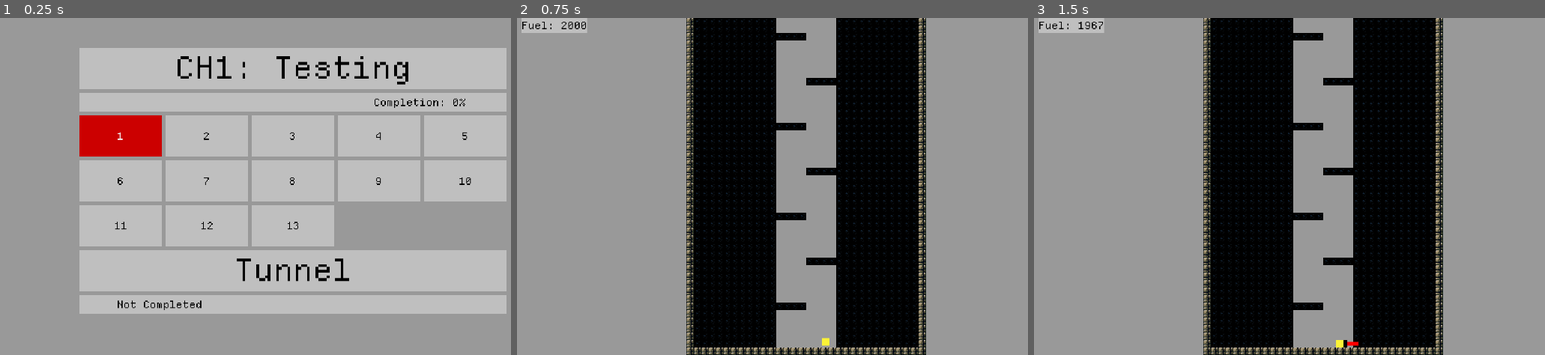
Above: before the commit, frames 1-3 (left to right).
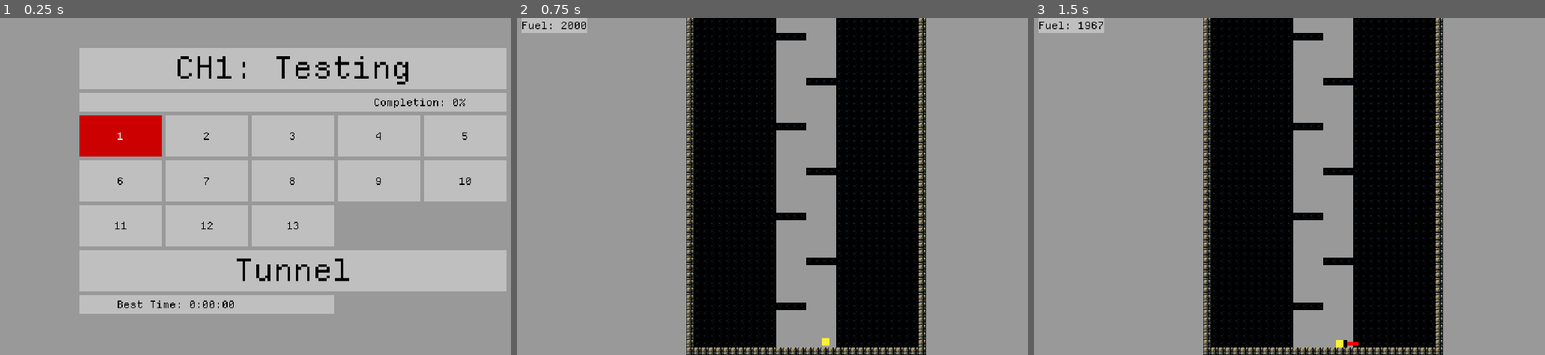
Above: after the commit, the same moments.

Repository: OSGH-web/balloon-movement-demo
Game: Godot game, scene res://scenes/level_select.tscn
Same seed, same stepped clock (60 frames per second), same inputs: the game is played once before the commit and once after it.
Inputs (mouse positions are in pixels of both pictures, inside the frame that each line leads up to):
- Up to frame 1 (0.25 s): no input
- Up to frame 2 (0.75 s): click "1" at 0.5 s
- Up to frame 3 (1.5 s): tap Enter at 1.25 s; move the mouse to (1453, 169) at 1.27 s; hold Right (ui_right) from 1.28 s (still down)

The runs differ from the first frame. In frame 1, 2.1% of the frame differs, in the area x 23-100%, y 82-88%; in frame 2, nothing differs; in frame 3, nothing differs.
Error after the commit: Invalid assignment of property or key 'text' with value of type 'String' on a base object of type 'null instance'. (res://scripts/level_select.gd:94)

Commit message:
display level number; steal back focus after mouse exit

Diff:
--- a/scenes/level_select.tscn
+++ b/scenes/level_select.tscn
@@ -70,22 +70,31 @@
 label_settings = ExtResource("2_rif6e")
 horizontal_alignment = 1
 
-[node name="HSplitContainer2" type="HSplitContainer" parent="VBoxContainer"]
-custom_minimum_size = Vector2(0, 20)
+[node name="HSplitContainer4" type="HSplitContainer" parent="VBoxContainer"]
+clip_contents = true
+custom_minimum_size = Vector2(272, 0)
+layout_mode = 2
+size_flags_horizontal = 0
+theme_override_constants/separation = 0
+split_offset = 88
+dragging_enabled = false
+dragger_visibility = 2
+
+[node name="HSplitContainer2" type="HSplitContainer" parent="VBoxContainer/HSplitContainer4"]
 layout_mode = 2
 theme_override_constants/separation = 0
 split_offset = 40
 dragging_enabled = false
 dragger_visibility = 2
 
-[node name="placeholder2" type="Label" parent="VBoxContainer/HSplitContainer2"]
+[node name="placeholder2" type="Label" parent="VBoxContainer/HSplitContainer4/HSplitContainer2"]
 custom_minimum_size = Vector2(0, 20)
 layout_mode = 2
 theme_override_styles/normal = ExtResource("2_chg43")
 label_settings = SubResource("LabelSettings_chg43")
 horizontal_alignment = 1
 
-[node name="LevelStats" type="Label" parent="VBoxContainer/HSplitContainer2"]
+[node name="LevelNumber" type="Label" parent="VBoxContainer/HSplitContainer4/HSplitContainer2"]
 unique_name_in_owner = true
 custom_minimum_size = Vector2(0, 20)
 layout_mode = 2
--- a/scripts/level_select.gd
+++ b/scripts/level_select.gd
@@ -46,13 +46,26 @@
 		button.text = str(i + 1)
 		button_container.add_child(button)
 		button.pressed.connect(_on_level_selected.bind(i))
-		button.focus_entered.connect(_generate_preview.bind(i))
+		button.focus_entered.connect(_focus.bind(i))
 		button.mouse_entered.connect(_generate_preview.bind(i))
+		button.mouse_exited.connect(_mouse_exit.bind(i))
 
 		# tint the completed levels
 		if SaveManager.is_level_completed(level_files[i]):
 			button.add_theme_stylebox_override("normal", tinted_style)
 			button.add_theme_stylebox_override("hover", tinted_style)
+
+# steal back cursor focus after hover
+#   - cursor_index is updated on arrow key movement.
+#   - cursor_index is not updated on mouse_entered.
+#   - on mouse_exit, the preview displays the level at the cursor_index
+var cursor_index = -1
+func _focus(level_index):
+	cursor_index = level_index
+	_generate_preview(level_index)
+
+func _mouse_exit(level_index):
+	_generate_preview(cursor_index)
 
 func _generate_preview(level_index):
 	var file_path = "res://levels/%s" % level_files[level_index]
@@ -79,3 +92,4 @@
 	level_instance.free()
 
 	%LevelStats.text = "Completed" if SaveManager.is_level_completed(level_file) else "Not Completed"
+	%LevelNumber.text = "1-" + str(level_index + 1)
